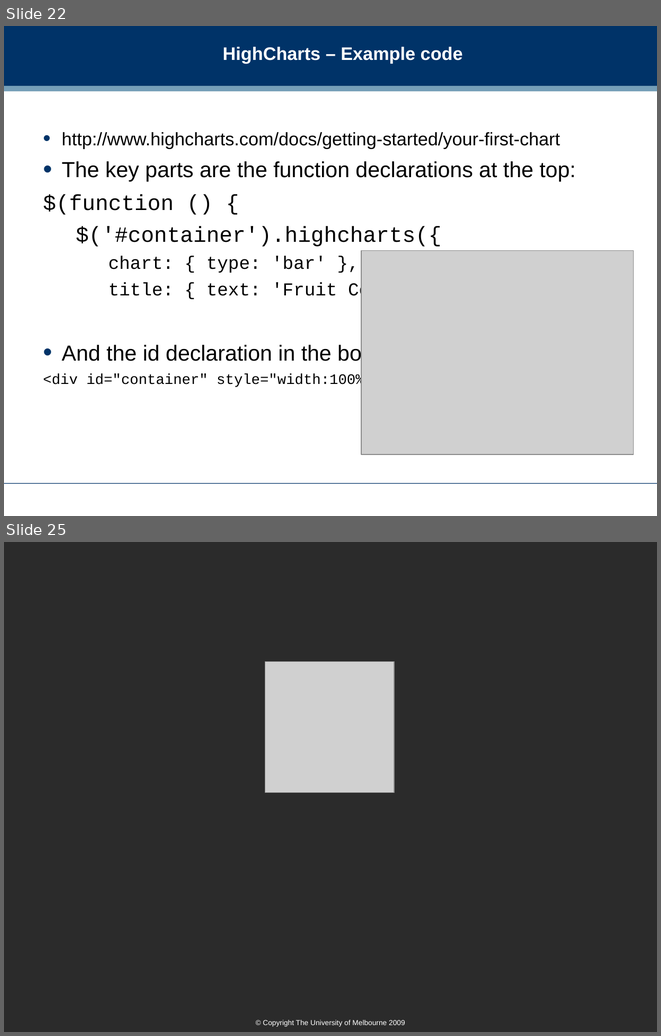
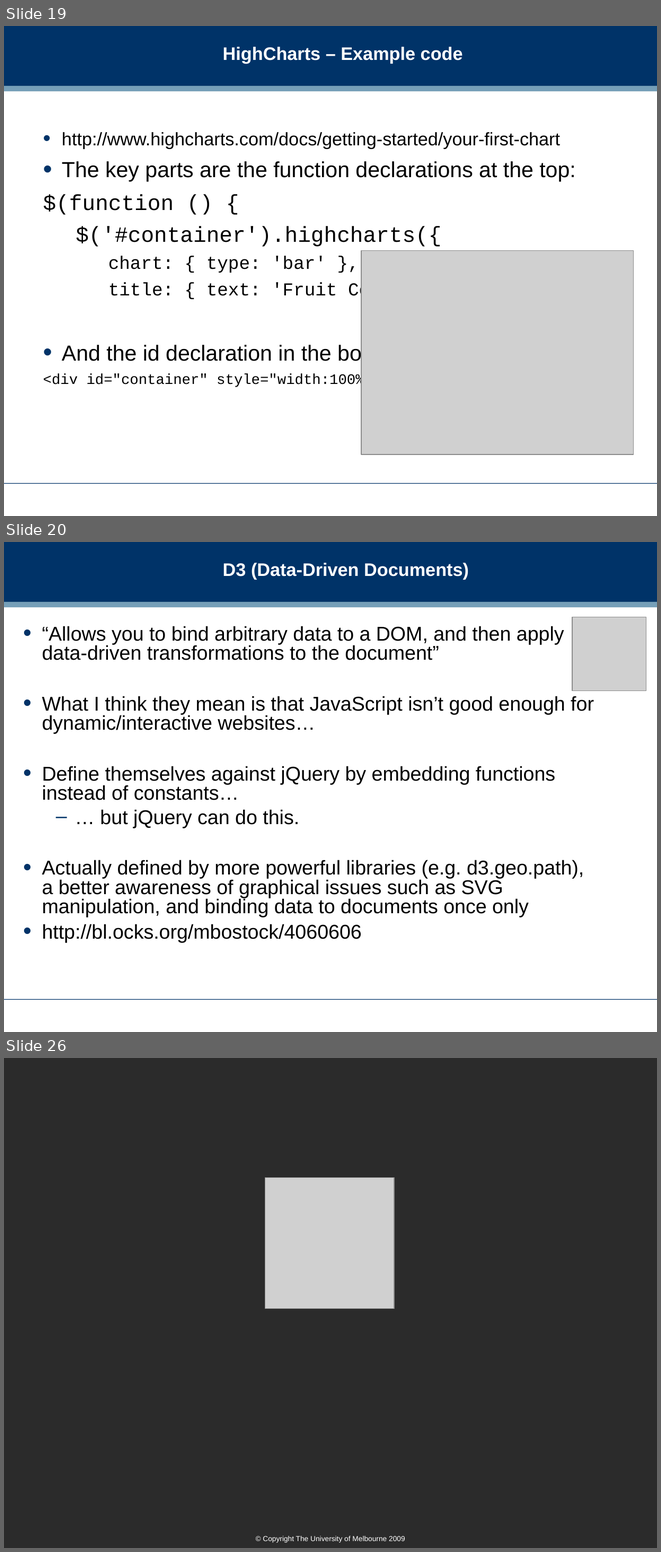
Before and after one commit to dreamind/ix, a slide deck: lectures/interactive/interactivity2.ppt. Shown one above the other, each under a label of ours: slides 22 and 25 before the commit, slides 19, 20 and 26 after it; the slides between them are not shown. The pictures are 661x1036 and 661x1552 pixels, drawn with LibreOffice and Linux fonts; fonts in the diff are those of the drawing; grey boxes stand for pictures; background and template pictures are left out; a plain dark background stands for a picture behind light text. Boxes give left, top, right and bottom in pixels: in the first picture for what was removed or moved away, otherwise in the second. Text is boxed around its words. In the diff, an @@ line names an element or a change of style, - is before the commit and + after.

```diff
--- a/lectures/interactive/interactivity2.ppt
+++ b/lectures/interactive/interactivity2.ppt
@@ slide 20 added at (4,542,657,1032), background #FFFFFF; not listed: 3 template elements that a slide beside it also shows @@
@@ title added at (223,563,469,580), 20 pt, text #FFFFFF, bold @@
+D3 (Data-Driven Documents)
@@ picture added at (572,617,646,690) @@
@@ text added at (42,626,594,942), 22 pt, text #000000 @@
+• “Allows you to bind arbitrary data to a DOM, and then apply data-driven transformations to the document”
+• What I think they mean is that JavaScript isn’t good enough for dynamic/interactive websites…
+• Define themselves against jQuery by embedding functions instead of constants…
+  – … but jQuery can do this.
+• Actually defined by more powerful libraries (e.g. d3.geo.path), a better awareness of graphical issues such as SVG manipulation, and binding data to documents once only
+• http://bl.ocks.org/mbostock/4060606
@@ what was slide 22 is now slide 19 @@
@@ what was slide 25 is now slide 26 @@
```
Also in this commit, not shown: 11 slides changed, 12 other slides added, 12 slides removed, 1 other file.
